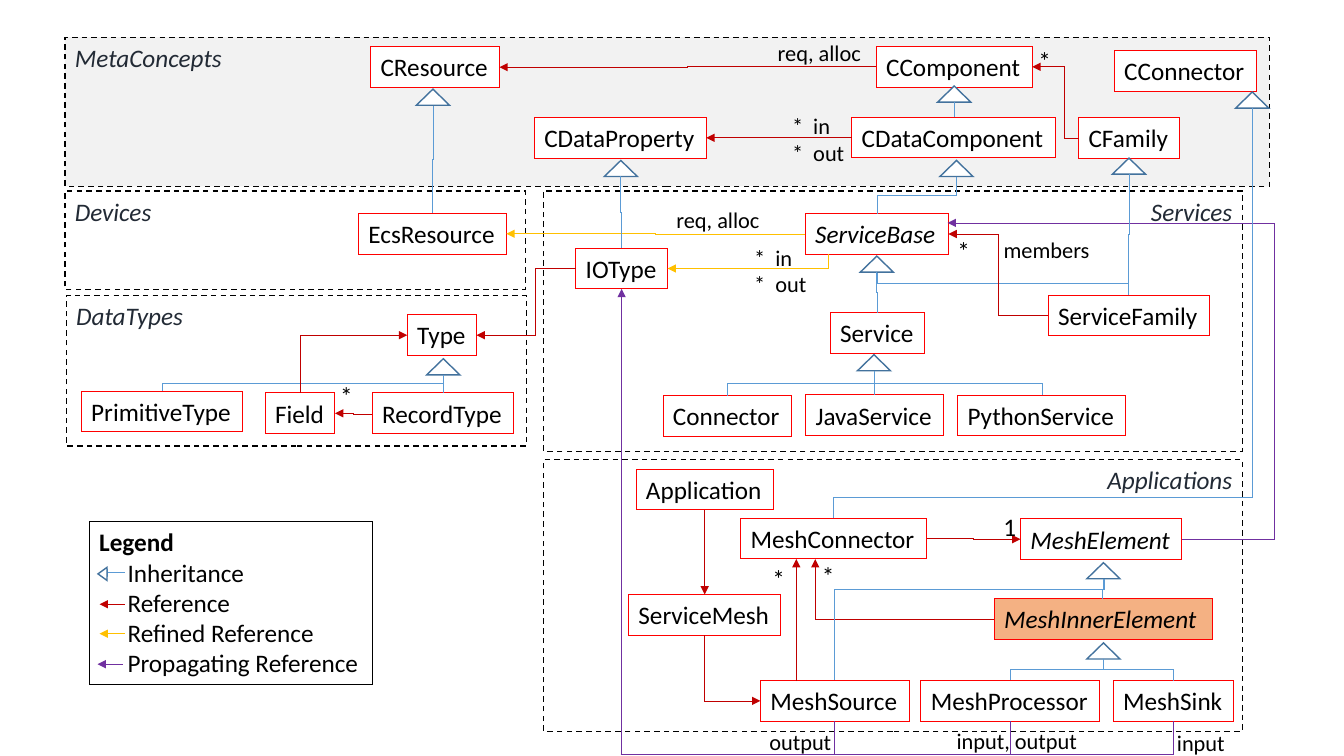
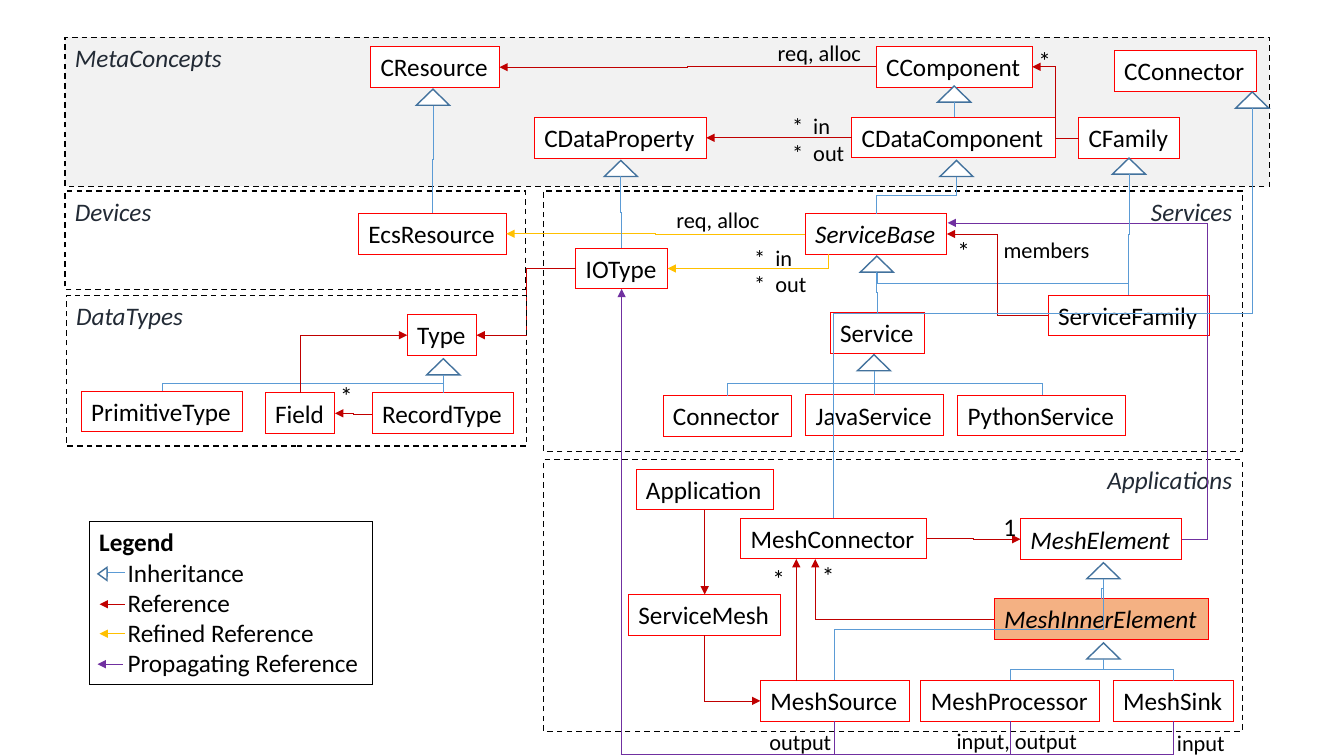
Before and after one commit to iip-ecosphere/platform, a slide deck: slide 10 of platform/documentation/src/HandbookFigures.pptx. Drawn at 1344x756 pixels with LibreOffice and Linux fonts; fonts in the diff are those of the drawing. Boxes give left, top, right and bottom in pixels: in the first picture for what was removed or moved away, otherwise in the second. Text is boxed around its words. In the diff, an @@ line names an element or a change of style, - is before the commit and + after.

```diff
--- a/platform/documentation/src/HandbookFigures.pptx
+++ b/platform/documentation/src/HandbookFigures.pptx
@@ elbow arrow (1079, 138) - (1032, 67): route changed @@
@@ elbow line (834, 518) - (1252, 108): route changed @@
@@ elbow line (957, 176) - (876, 214): route changed @@
@@ elbow arrow (1182, 539) - (948, 223): route changed @@
@@ elbow arrow (576, 268) - (477, 336): route changed @@
@@ elbow line (1104, 579) - (835, 681): route changed @@
@@ rectangle "MeshInnerElement": place and size @@
-rectangle "MeshInnerElement" at <box>994,599,1213,639</box>
+rectangle "MeshInnerElement" at <box>994,599,1209,639</box>
```
Also in this commit, not shown: 12 other slides changed.
